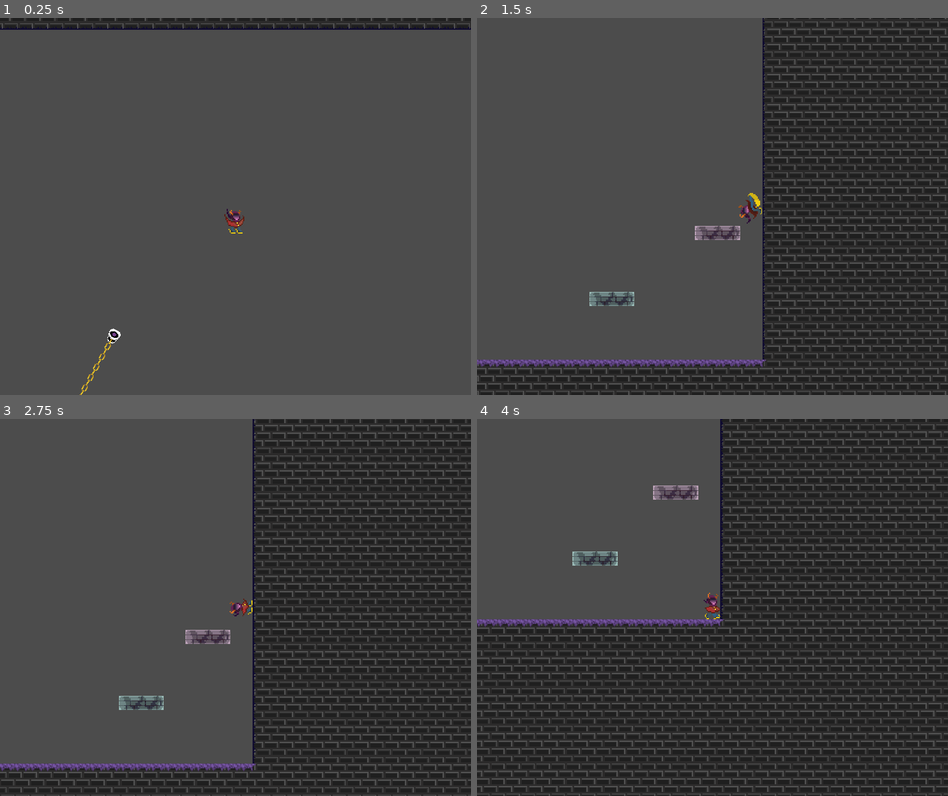
Above: before the commit, frames 1-4 (two rows, left to right).
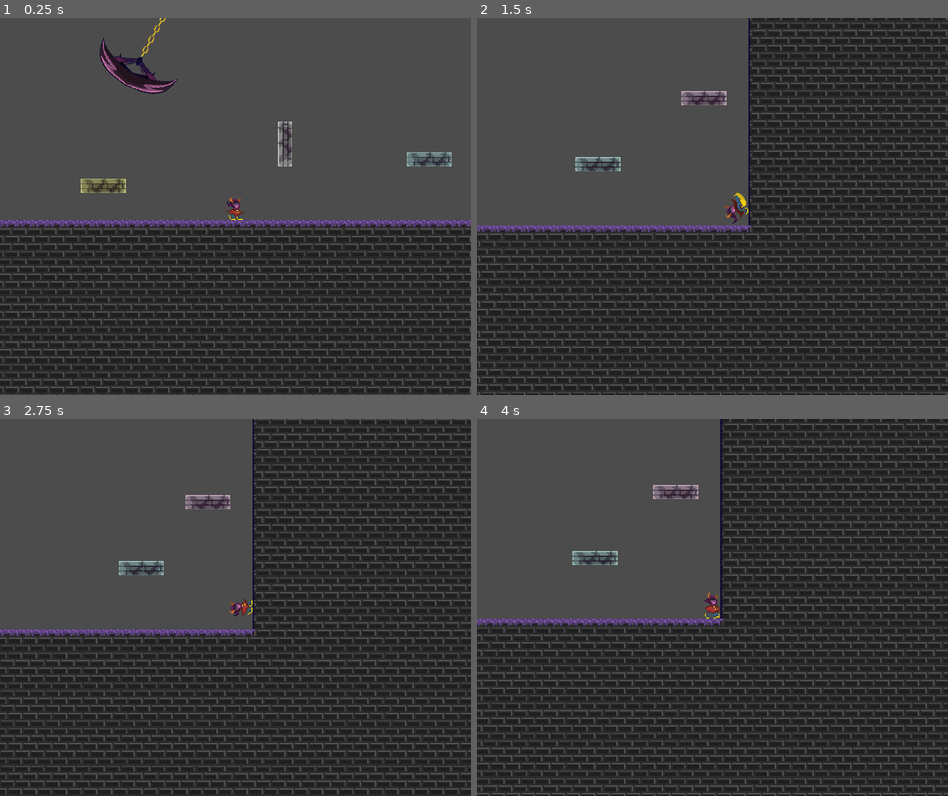
Above: after the commit, the same moments.

Repository: Quanarie/GoUp
Game: Godot game, scene res://TestRoom.tscn
Same seed, same stepped clock (60 frames per second), same inputs: the game is played once before the commit and once after it.
Inputs:
- Up to frame 1 (0.25 s): no input
- Up to frame 2 (1.5 s): hold Right (ui_right) from 0.53 s (still down); tap Shift (activate_boots) at 0.6 s; tap Up (ui_up) at 0.77 s; tap F (attack) at 1.35 s
- Up to frame 3 (2.75 s): tap Up (ui_up) at 1.52 s; release Right (ui_right) at 2.03 s; hold Left (ui_left) from 2.03 s (still down); tap Space (dash) at 2.1 s
- Up to frame 4 (4 s): release Left (ui_left) at 2.78 s; hold Right (ui_right) from 2.78 s (still down); tap Shift (activate_boots) at 2.85 s; tap Up (ui_up) at 3.02, 3.77 s; tap F (attack) at 3.6 s

The runs differ from the first frame. In frame 1, 44% of the frame differs, in the area x 0-100%, y 0-100%; in frame 2, 34%; in frame 3, 29%; in frame 4, 6.4%.

Commit message:
Demonaxe movement added

Diff:
--- a/Environment/Obstacles/Demonaxe/Demonaxe.gd
+++ b/Environment/Obstacles/Demonaxe/Demonaxe.gd
@@ -2,10 +2,11 @@
 
 export var pieces_quantity = 5
 export var speed = 3
-export var bound_degree = 180
+export var bound_degree = 0
 
 onready var sprite = $Sprite
 onready var hitbox = $Hitbox
+onready var offset = Vector2(0, piece.instance().get_rect().size.y * pieces_quantity - 45)
 
 var piece = preload("res://Environment/Obstacles/Demonaxe/ChainPiece.tscn")
 var end_piece = preload("res://Environment/Obstacles/Demonaxe/ChainEnd.tscn")
@@ -24,7 +25,7 @@
 	sprite.add_child(last_piece)
 	spawn_point.y += piece.instance().get_rect().size.y - 20
 	last_piece.position = spawn_point
-	position += spawn_point
+	position -= offset
 	for child in get_children():
 		child.position -= spawn_point
 
--- a/TestRoom.tscn
+++ b/TestRoom.tscn
@@ -9,6 +9,7 @@
 [ext_resource path="res://Environment/Platforms/Platform.tscn" type="PackedScene" id=7]
 [ext_resource path="res://Environment/PowerUps/DashReset.tscn" type="PackedScene" id=8]
 [ext_resource path="res://Environment/Obstacles/Demonaxe/Demonaxe.tscn" type="PackedScene" id=9]
+[ext_resource path="res://Environment/PowerUps/SpeedUp.tscn" type="PackedScene" id=10]
 
 [sub_resource type="ConvexPolygonShape2D" id=20]
 points = PoolVector2Array( 0, 0, 16, 0, 16, 16, 0, 16 )
@@ -333,11 +334,11 @@
 tile_data = PoolIntArray( -3735604, 0, 196608, -3735603, 0, 196609, -3735602, 0, 196609, -3735601, 0, 196609, -3735600, …(142284 unchanged characters)…
 
 [node name="Camera2D" parent="." instance=ExtResource( 3 )]
-position = Vector2( 98, -373 )
+position = Vector2( 41, -6 )
 scale = Vector2( 1.2, 1.2 )
 
 [node name="Player" parent="." instance=ExtResource( 2 )]
-position = Vector2( 98, -373 )
+position = Vector2( 41, -6 )
 scale = Vector2( 1.2, 1.2 )
 
 [node name="RemoteTransform2D" type="RemoteTransform2D" parent="Player"]
@@ -362,10 +363,17 @@
 duration = 5.0
 is_turned = true
 
+[node name="Platform2" parent="Environment" instance=ExtResource( 7 )]
+position = Vector2( -347, -244 )
+duration = 5.0
+
 [node name="DashReset" parent="Environment" instance=ExtResource( 8 )]
-position = Vector2( -165, -135 )
+position = Vector2( -186, -169 )
 
 [node name="Demonaxe" parent="Environment" instance=ExtResource( 9 )]
-position = Vector2( -32, -27 )
+position = Vector2( 6, -139 )
 pieces_quantity = 10
 bound_degree = 90
+
+[node name="SpeedUp" parent="Environment" instance=ExtResource( 10 )]
+position = Vector2( 168, -24 )
Not shown: 1 places in TestRoom.tscn that only renumber resources
